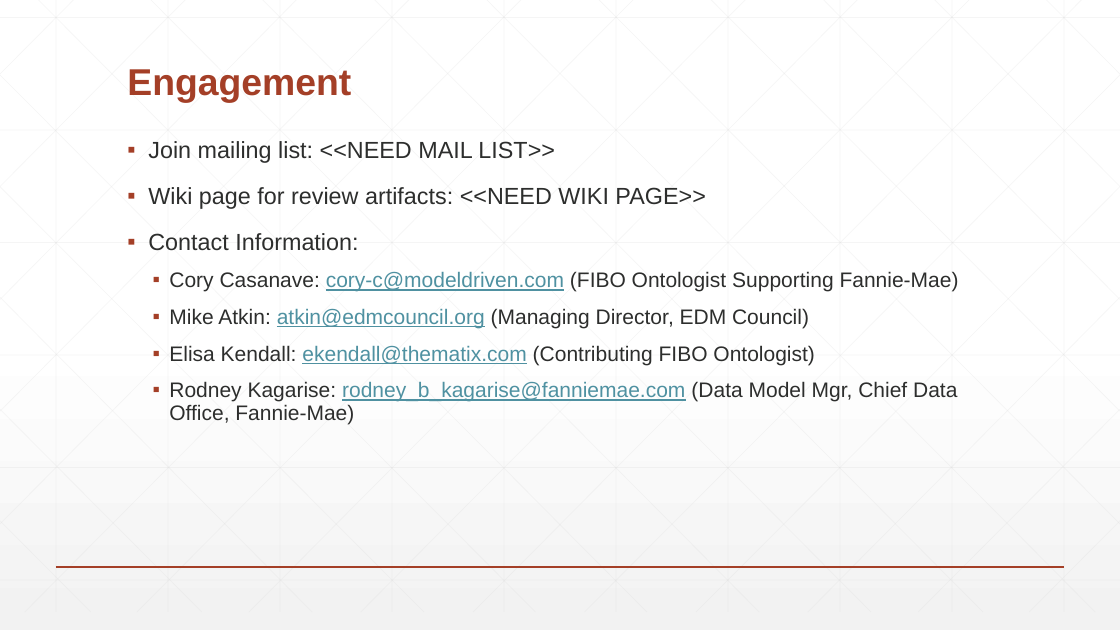
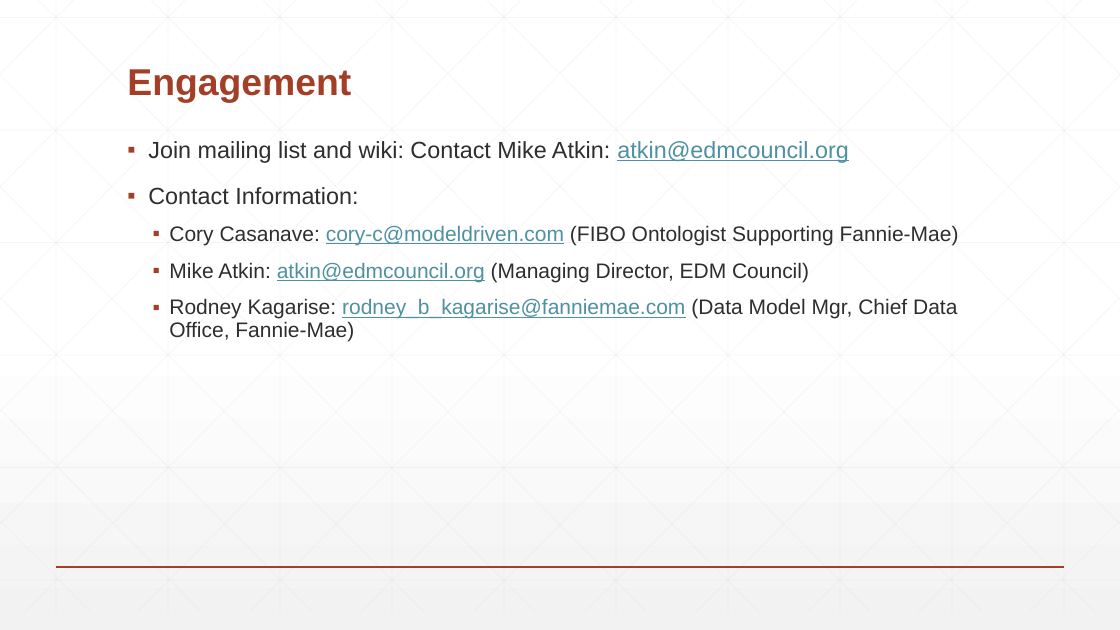
Before and after one commit to przemekgradzki/fibo, a slide deck: slide 18 of fnd/Arrangements/TempArtifacts/Ratings Process Introduction.pptx (slide 17 before the commit). Drawn at 1120x630 pixels with LibreOffice and Linux fonts; fonts in the diff are those of the drawing. Boxes give left, top, right and bottom in pixels: in the first picture for what was removed or moved away, otherwise in the second. Text is boxed around its words. In the diff, an @@ line names an element or a change of style, - is before the commit and + after.

```diff
--- a/fnd/Arrangements/TempArtifacts/Ratings Process Introduction.pptx
+++ b/fnd/Arrangements/TempArtifacts/Ratings Process Introduction.pptx
@@ text at (x1=148, y1=141, x2=848, y2=163): text changed @@
-▪ Join mailing list: <<NEED MAIL LIST>>
-▪ Wiki page for review artifacts: <<NEED WIKI PAGE>>
+▪ Join mailing list and wiki: Contact Mike Atkin: atkin@edmcouncil.org
@@ text at (x1=169, y1=345, x2=814, y2=365): paragraph removed @@
-  ▪ Elisa Kendall: ekendall@thematix.com (Contributing FIBO Ontologist)
```
Also in this commit, not shown: 2 other slides changed, 1 slide added, 1 other file.
